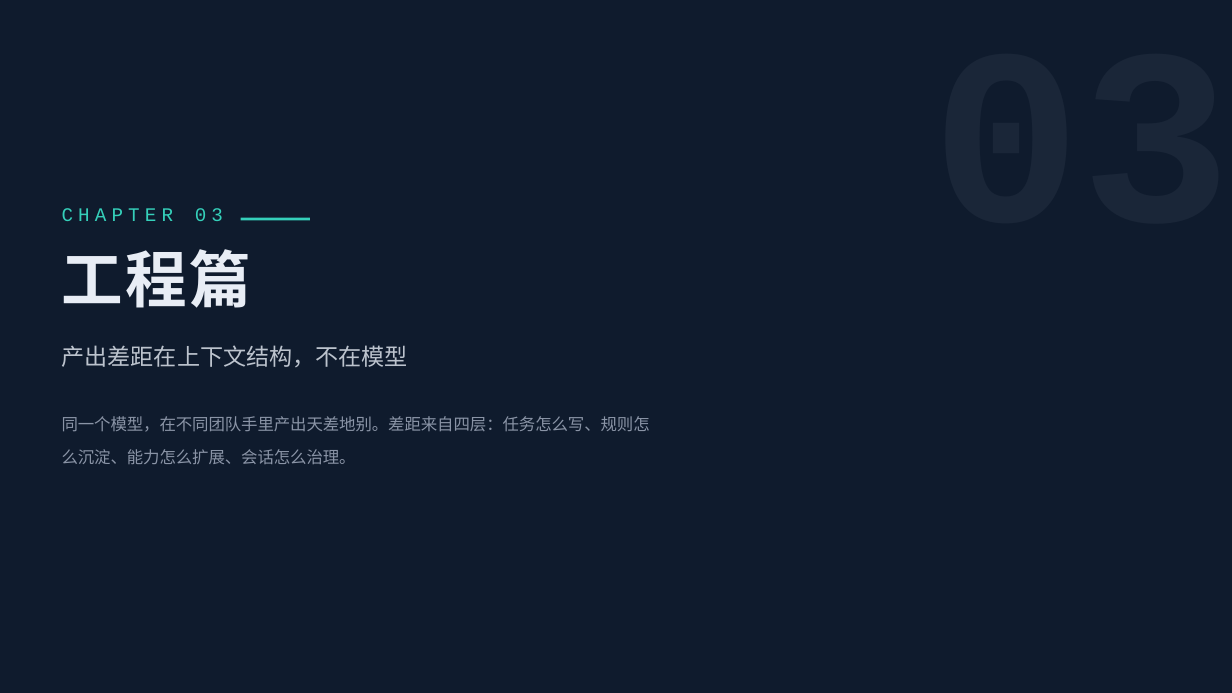
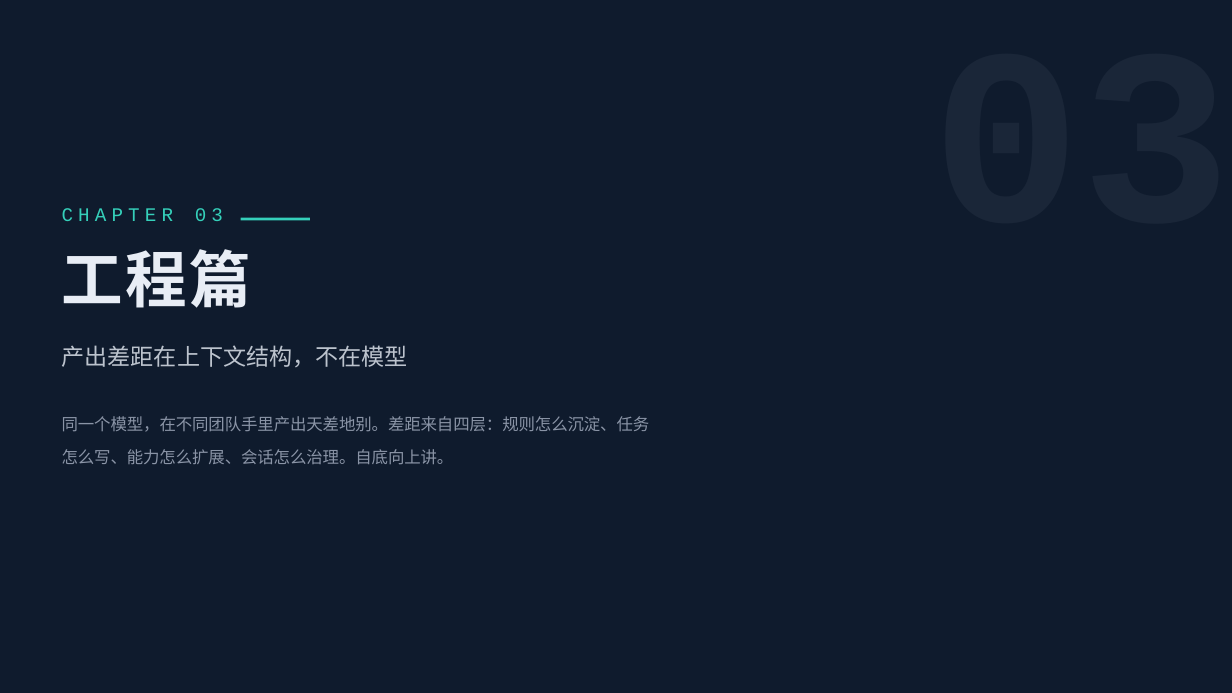
Before and after one commit to Yqghlx/AI_Learn, a slide deck: slide 11 of Coding Agent 实战指南/Coding Agent 工程实践（通用版）.pptx. Drawn at 1232x693 pixels with LibreOffice and Linux fonts; fonts in the diff are those of the drawing; background and template pictures are left out. Boxes give left, top, right and bottom in pixels: in the first picture for what was removed or moved away, otherwise in the second. Text is boxed around its words. In the diff, an @@ line names an element or a change of style, - is before the commit and + after.

```diff
--- a/Coding Agent 实战指南/Coding Agent 工程实践（通用版）.pptx
+++ b/Coding Agent 实战指南/Coding Agent 工程实践（通用版）.pptx
@@ text at [62,416,650,464]: text changed @@
-同一个模型，在不同团队手里产出天差地别。差距来自四层：任务怎么写、规则怎么沉淀、能力怎么扩展、会话怎么治理。
+同一个模型，在不同团队手里产出天差地别。差距来自四层：规则怎么沉淀、任务怎么写、能力怎么扩展、会话怎么治理。自底向上讲。
```
Also in this commit, not shown: 4 other slides changed, 2 other files.
